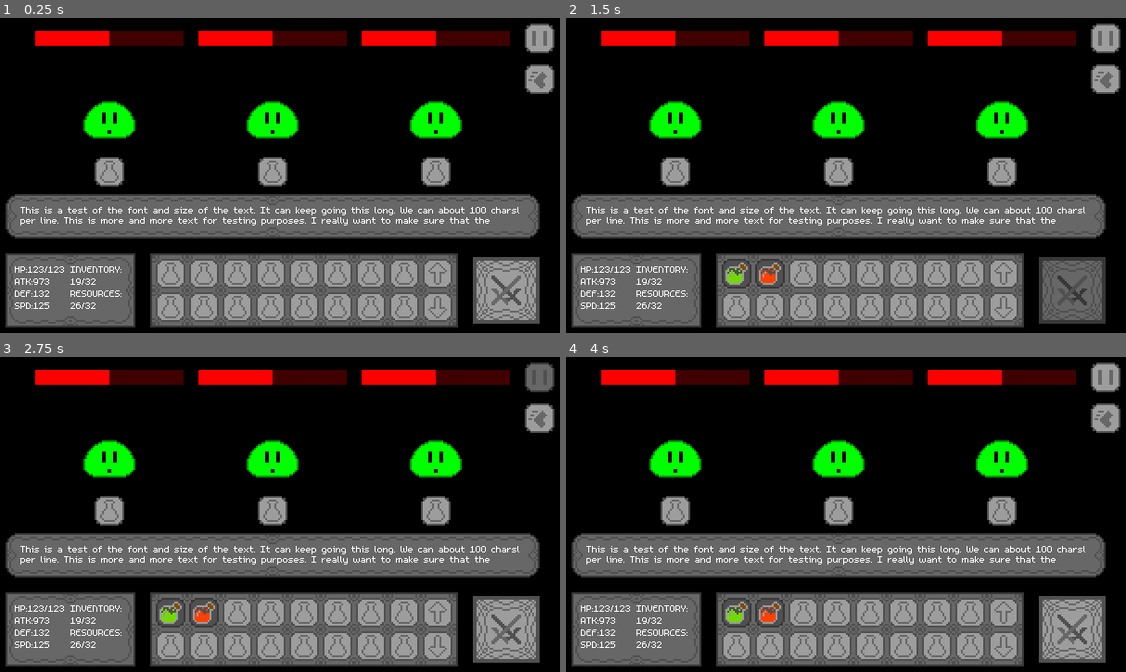
Above: before the commit, frames 1-4 (two rows, left to right).
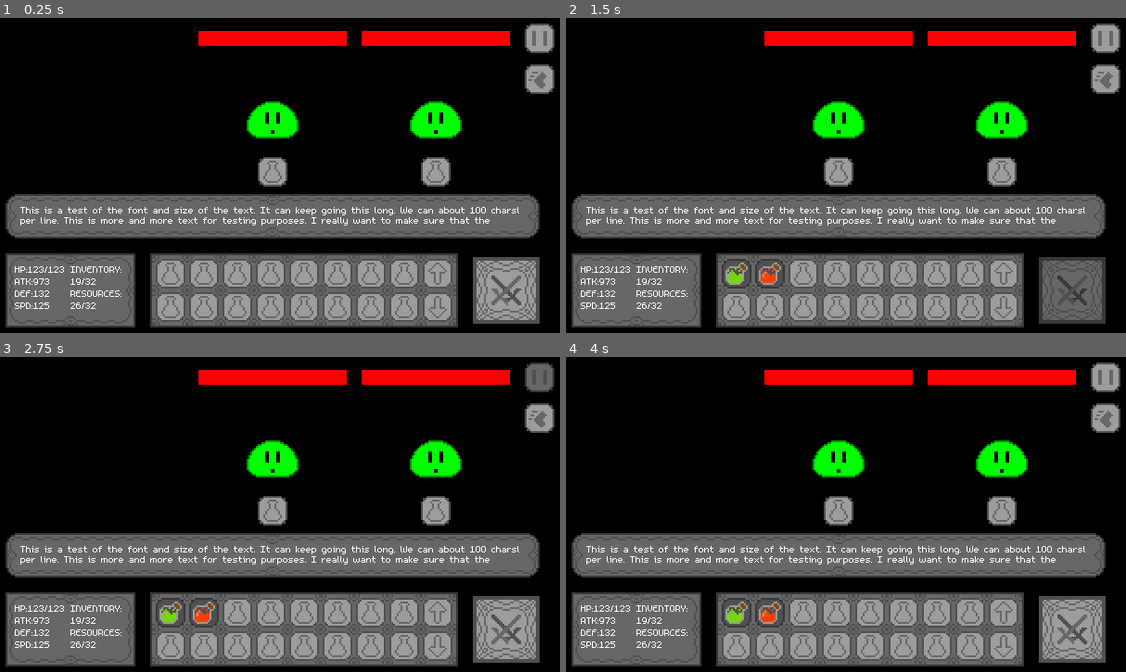
Above: after the commit, the same moments.

Repository: rbristo1/Just-a-Sip
Game: Godot game, scene res://Scenes/Battle.tscn
Two runs of this game, one before a commit and one after it. Both use one fixed random seed, a clock stepped at 60 frames per second and the inputs below.
Inputs (mouse positions are in pixels of both pictures, inside the frame that each line leads up to):
- Up to frame 1 (0.25 s): no input
- Up to frame 2 (1.5 s): click (1070, 288) at 0.5 s; click (1070, 288) at 1.25 s
- Up to frame 3 (2.75 s): click (537, 375) at 2 s
- Up to frame 4 (4 s): click (1103, 416) at 2.75 s; click (840, 555) at 3.5 s

The runs differ from the first frame. In frame 1, 3.8% of the frame differs, in the area x 6-92%, y 4-54%; in frame 2, 3.8%; in frame 3, 3.8%; in frame 4, 3.8%.

Commit message:
enemy initial

Diff:
--- a/only_one/JSONS/enemies.JSON
+++ b/only_one/JSONS/enemies.JSON
@@ -1 +1 @@
-{"enemyATK":[100,100],"enemyDEF":[100,100],"enemyHP":[100,100],"enemyIDs":[0,1],"enemyImage":["res://Art/item.png","res://Art/item.png"],"enemyMaxHP":[100,100],"enemyNames":["Slime","Zombie"],"enemySPD":[100,100],"enemySplash":[false,false],"enemyUndead":[false,true]}
+{"enemyATK":[100,100],"enemyDEF":[100,100],"enemyHP":[100,100],"enemyIDs":[0,1],"enemyImage":["res://Art/Enemies/slime.png","res://Art/Enemies/Zombie Idle.png"],"enemyMaxHP":[100,100],"enemyNames":["Slime","Zombie"],"enemySPD":[100,100],"enemySplash":[false,false],"enemyUndead":[false,true]}
--- a/only_one/Scenes/battle_hud.tscn
+++ b/only_one/Scenes/battle_hud.tscn
@@ -1,7 +1,8 @@
-[gd_scene load_steps=36 format=3 uid="uid://lk3u43141ady"]
+[gd_scene load_steps=37 format=3 uid="uid://lk3u43141ady"]
 
 [ext_resource type="PackedScene" uid="uid://bg8per6ea7hkt" path="res://Scenes/pause_button.tscn" id="1_w5k1x"]
 [ext_resource type="Theme" uid="uid://cwtqdnra1go4t" path="res://testTheme.tres" id="1_xebxw"]
+[ext_resource type="Script" uid="uid://bwv0qsntxrsho" path="res://Scripts/enemy.gd" id="2_2q6hh"]
 [ext_resource type="Texture2D" uid="uid://ds5omieyavyks" path="res://Art/Enemies/slime.png" id="2_ps4wy"]
 [ext_resource type="Texture2D" uid="uid://h31cliy5ink8" path="res://Art/Atlas Textures/UI/run_button/run_button_pressed0.tres" id="3_ps4wy"]
 [ext_resource type="Texture2D" uid="uid://bmcrva5mj2ilv" path="res://Art/Atlas Textures/UI/run_button/run_button_normal.tres" id="3_w80bc"]
@@ -114,6 +115,7 @@
 offset_right = 640.0
 offset_bottom = 360.0
 theme_override_constants/separation = 0
+script = ExtResource("2_2q6hh")
 
 [node name="MainSpacing1" type="HSeparator" parent="BHudMainBox"]
 custom_minimum_size = Vector2(0, 16)
@@ -144,7 +146,7 @@
 custom_minimum_size = Vector2(16, 0)
 layout_mode = 2
 
-[node name="HealthBar4" type="ProgressBar" parent="BHudMainBox/EnemyInfoRow"]
+[node name="HealthBar2" type="ProgressBar" parent="BHudMainBox/EnemyInfoRow"]
 custom_minimum_size = Vector2(0, 16)
 layout_mode = 2
 size_flags_horizontal = 3
--- /dev/null
+++ b/only_one/Scripts/enemy.gd
@@ -0,0 +1,81 @@
+extends VBoxContainer
+var enemyMaxHP
+var enemyDEF
+var enemyImage
+var enemyHP
+var enemyATK
+var enemyIDs
+var enemyNames
+var enemySPD
+var enemySplash
+var enemyUndead
+var area
+@export var enemiesFile = "res://JSONS/enemies.JSON"
+
+
+var enemies
+var enemiesHP: Array
+
+func _ready() -> void:
+
+	loadEnemyCache()
+	generateEnemies()
+	enemiesHP.append(enemyHP[enemies[0]])
+	enemiesHP.append(enemyHP[enemies[1]])
+	enemiesHP.append(enemyHP[enemies[2]])
+	initEnemies()
+
+
+
+func initEnemies():
+	if (enemies[0] != -1):
+		$EnemyImageRow/EnemyImage1.texture = load(enemyImage[enemies[0]])
+		$EnemyInfoRow/HealthBar1.max_value = enemyHP[enemies[0]]
+		$EnemyInfoRow/HealthBar1.value = enemiesHP[0]
+	else:
+		$EnemyImageRow/EnemyImage1.texture = null
+		$EnemyInfoRow/HealthBar1.z_index = -100
+		$ItemSlotRow/BattleItemSlot1/BattleItemDisplay1.queue_free()
+		$ItemSlotRow/BattleItemSlot1.z_index = -100
+
+	if (enemies[1] != -1):
+		$EnemyImageRow/EnemyImage2.texture = load(enemyImage[enemies[1]])
+		$EnemyInfoRow/HealthBar2.max_value = enemyHP[enemies[1]]
+		$EnemyInfoRow/HealthBar2.value = enemiesHP[1]
+
+	else:
+		$EnemyImageRow/EnemyImage2.texture = null
+		$EnemyInfoRow/HealthBar2.z_index = -100
+		$ItemSlotRow/BattleItemSlot2/BattleItemDisplay2.queue_free()
+		$ItemSlotRow/BattleItemSlot2.z_index = -100
+	if (enemies[2] != -1):
+		$EnemyImageRow/EnemyImage3.texture = load(enemyImage[enemies[2]])
+		$EnemyInfoRow/HealthBar3.max_value = enemyHP[enemies[2]]
+		$EnemyInfoRow/HealthBar3.value = enemiesHP[2]
+	else:
+		$EnemyImageRow/EnemyImage3.texture = null
+		$EnemyInfoRow/HealthBar3.z_index = -100
+		$ItemSlotRow/BattleItemSlot3/BattleItemDisplay3.queue_free()
+		$ItemSlotRow/BattleItemSlot3.z_index = -100
+
+func generateEnemies():
+
+	enemies = [-1,0,0]
+
+func loadEnemyCache() -> void:
+	if not FileAccess.file_exists(enemiesFile):
+		return
+	else:
+		var save_file = FileAccess.open(enemiesFile, FileAccess.READ)
+		while save_file.get_position() < save_file.get_length():
+			var json_string = save_file.get_line()
+			var json = JSON.new()
+			var parse_result = json.parse(json_string)
+			if not parse_result == OK:
+				print("JSON Parse Error: ", json.get_error_message(), " in ", json_string, " at line ", json.get_error_line())
+				continue
+			var node_data = json.data
+			for i in node_data.keys():
+				set(i, node_data[i])
+				print(i)
+				print(node_data[i])
--- a/only_one/Scripts/player.gd
+++ b/only_one/Scripts/player.gd
@@ -47,6 +47,7 @@
 var enemyImage: Array
 var enemySplash: Array
 var enemyUndead: Array
+var area: Array
 enum EnemyTypes {SLIME, ZOMBIE}
 
 
@@ -264,9 +265,10 @@
 	enemySPD.append(100)
 	enemyMaxHP.append(100)
 	enemyHP.append(100)
-	enemyImage.append("res://Art/item.png")
+	enemyImage.append("res://Art/Enemies/slime.png")
 	enemySplash.append(false)
 	enemyUndead.append(false)
+	area.append(0)
 
 	#1
 	enemyIDs.append(EnemyTypes.ZOMBIE)
@@ -276,9 +278,10 @@
 	enemySPD.append(100)
 	enemyMaxHP.append(100)
 	enemyHP.append(100)
-	enemyImage.append("res://Art/item.png")
+	enemyImage.append("res://Art/Enemies/Zombie Idle.png")
 	enemySplash.append(false)
 	enemyUndead.append(true)
+	area.append(0)
 
 	var save_dict = {
 		"enemyIDs" : enemyIDs,
Binary file added: only_one/Art/Enemies/Zombie Idle.png
Not shown, added: only_one/Art/Enemies/Zombie Idle.png.import
Not shown, added: only_one/Scripts/enemy.gd.uid
